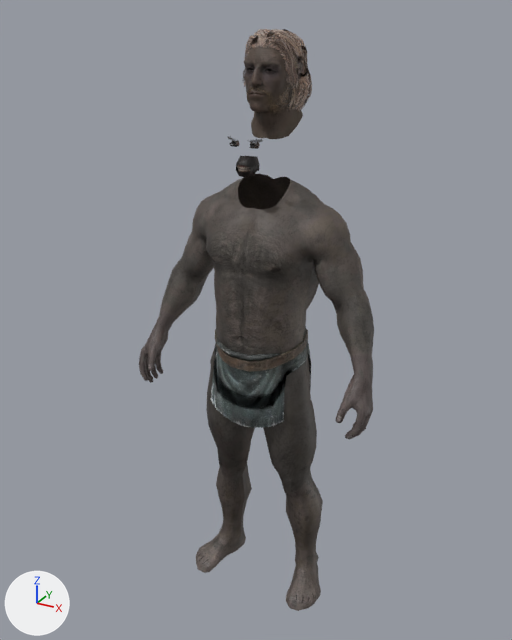
Before and after pictures for a commit that changed the glTF model packages/character-assets/files/races/imperial.glb.
The view is the same before and after, from a 50 mm camera at (7.67, -14.13, 15.09) aimed at (-0.29, 0.33, 7.86). Arrows for +X, +Y and +Z are at lower left; the lights stay in place. The picture after the commit comes second. Where no turn or scale is listed for an object, it has been applied to the vertices. Vertices at exactly the same position are counted once.

Objects in the first picture: 'FootMale_Big', 'HairLineMaleNord07', 'HairMaleNord07', 'HandMaleBig3rd', 'HumanBeard25', 'MaleHeadImperial', 'MaleUnderwearBody:0', 'MaleUnderwear_1' and 2 more.
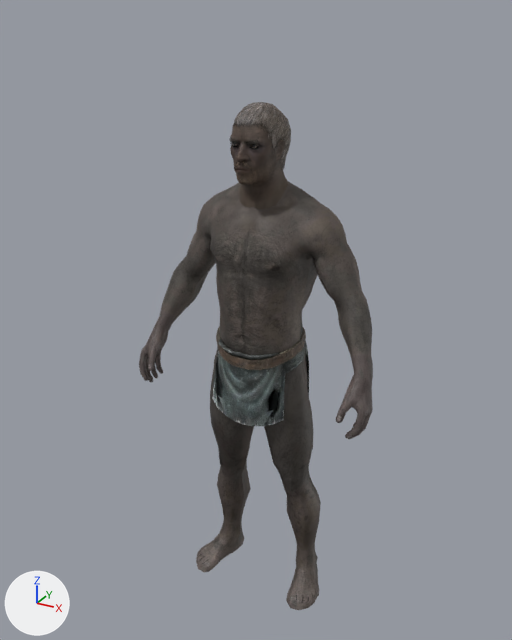
Edits to the bpy script that builds the scene:
```text
Add mat_humanbeard02_mat:
    mat_humanbeard02_mat = bpy.data.materials.new('HumanBeard02.Mat')
    # uses the picture img_beardshort04
    # uses the picture img_beardshort04_n
Add mat_hairmaleimperial1_mat:
    mat_hairmaleimperial1_mat = bpy.data.materials.new('HairMaleImperial1.Mat')
    # uses the picture img_hairshort_old
    # uses the picture img_hairshort_old_n
Change me_maleunderwear_1:
    remove me_maleunderwear_1.from_pydata(...)  # 257 vertices, 456 faces; spans x -1.24..1.24, y -1.07..1.11, z 5.49..8.12
    add me_maleunderwear_1.from_pydata(...)  # 271 vertices, 491 faces; spans x -1.17..1.17, y -1.01..1.09, z 5.52..8.12
    me_maleunderwear_1 part 1: 1 vertex moved within x 0.0, y 0.99, z 7.24; 254 vertices removed from x -1.24..1.24, y -1.07..1.11, z 5.49..8.12; 268 vertices added at x -1.17..1.17, y -1.01..1.09, z 5.52..8.12
Change me_maleunderwearbody_0:
    remove me_maleunderwearbody_0.from_pydata(...)  # 1270 vertices, 2432 faces; spans x -2.92..2.92, y -1.01..1.47, z 1.13..11.51
    add me_maleunderwearbody_0.from_pydata(...)  # 1270 vertices, 2432 faces; spans x -2.91..2.91, y -0.94..1.35, z 1.14..11.47
    me_maleunderwearbody_0 part 2: 1260 of 1270 vertices moved; they spanned x -2.92..2.92, y -1.01..1.47, z 1.13..11.51 and now span x -2.91..2.91, y -0.94..1.35, z 1.14..11.47; mean shift (0.0, 0.0, 0.01); largest move (1.18, 1.29, 9.75) -> (1.1, 1.16, 9.84)
Change me_maleheadimperial:
    remove me_maleheadimperial.from_pydata(...)  # 884 vertices, 1694 faces; spans x -0.63..0.61, y -0.3..1.47, z 12.4..14.63
    add me_maleheadimperial.from_pydata(...)  # 884 vertices, 1694 faces; spans x -0.62..0.62, y -0.98..0.78, z 10.95..13.19
    me_maleheadimperial part 3: 884 of 884 vertices moved; they spanned x -0.63..0.61, y -0.3..1.47, z 12.4..14.63 and now span x -0.62..0.62, y -0.98..0.78, z 10.95..13.19; mean shift (0.01, -0.67, -1.46)
Remove ob_hairlinemalenord07:
    ob_hairlinemalenord07 = bpy.data.objects.new('HairLineMaleNord07', me_hairlinemalenord07)
Remove ob_hairmalenord07:
    ob_hairmalenord07 = bpy.data.objects.new('HairMaleNord07', me_hairmalenord07)
Remove ob_humanbeard25:
    ob_humanbeard25 = bpy.data.objects.new('HumanBeard25', me_humanbeard25)
Add ob_humanbeard02:
    ob_humanbeard02 = bpy.data.objects.new('HumanBeard02', me_humanbeard02)  # 250 vertices, 408 faces; spans x -0.547..0.547, y -0.881..0.142, z 11.362..12.546
    ob_humanbeard02.location = (0.0, 0.0, 0.0)
Add ob_hairmaleimperial1:
    ob_hairmaleimperial1 = bpy.data.objects.new('HairMaleImperial1', me_hairmaleimperial1)  # 203 vertices, 342 faces; spans x -0.59..0.59, y -0.73..0.84, z 11.69..13.23
    ob_hairmaleimperial1.location = (0.0, 0.0, 0.0)
```

Changed parts and their boxes [x1, y1, x2, y2] in the pictures (512 x 640 px):
'MaleUnderwearBody:0', reshaped: before [161, 174, 374, 550]; after [161, 181, 372, 550]
'MaleHeadImperial', reshaped (6% shorter): before [244, 47, 303, 139]; after [230, 123, 288, 209]
'MaleUnderwear_1', reshaped: before [211, 326, 311, 428]; after [212, 324, 309, 426]
'HairMaleNord07', deleted: before [243, 29, 312, 111]
'HairMaleImperial1', added: after [232, 102, 291, 169]
'HairLineMaleNord07', deleted: before [247, 30, 305, 110]
'HumanBeard02', added: after [234, 148, 279, 185]
'HumanBeard25', deleted: before [246, 76, 291, 115]
